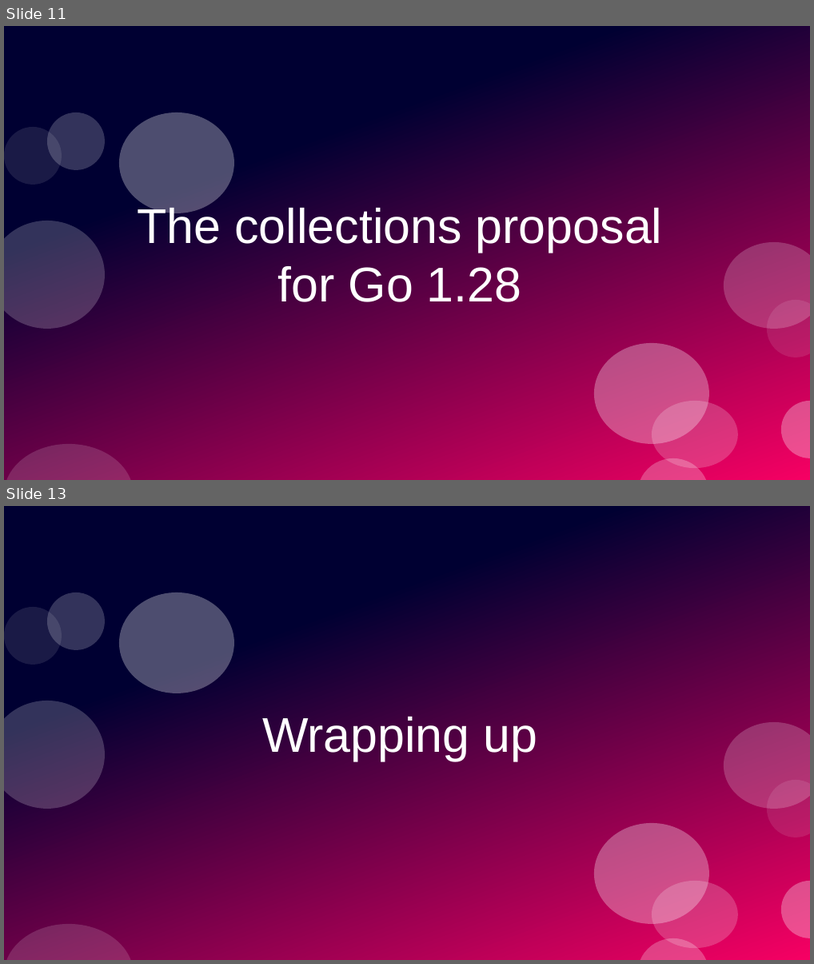
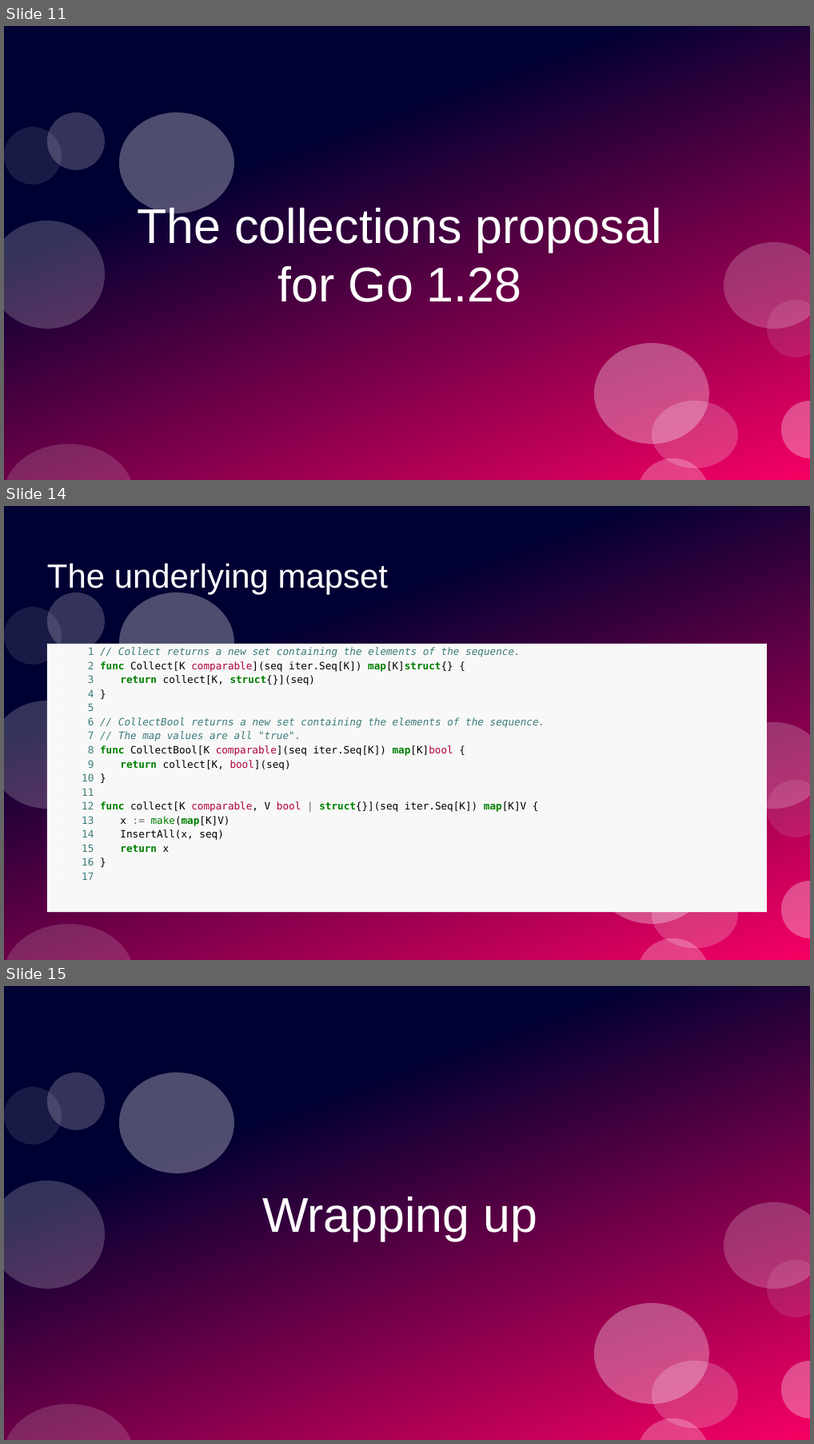
Before and after one commit to ramalho/sets-in-go, a slide deck: sets-in-go.odp. Shown one above the other, each under a label of ours: slides 11 and 13 before the commit, slides 11, 14 and 15 after it; the slides between them are not shown. The pictures are 814x964 and 814x1444 pixels, drawn with LibreOffice and Linux fonts; fonts in the diff are those of the drawing. Boxes give left, top, right and bottom in pixels: in the first picture for what was removed or moved away, otherwise in the second. Text is boxed around its words. In the diff, an @@ line names an element or a change of style, - is before the commit and + after.

```diff
--- a/sets-in-go.odp
+++ b/sets-in-go.odp
@@ slide 14 added at (4,506,810,960), background #FFFFFF; not listed: 12 template elements that a slide beside it also shows @@
@@ title added at (47,563,388,595), 33 pt, text #FFFFFF @@
+The underlying mapset
@@ text added at (47,644,767,912), fill #F8F8F8, 10 pt, text #3D7B7B @@
+● 1 // Collect returns a new set containing the elements of the sequence.
+● 2 func Collect[K comparable](seq iter.Seq[K]) map[K]struct{} {
+● 3 return collect[K, struct{}](seq)
+● 4 }
+● 5
+● 6 // CollectBool returns a new set containing the elements of the sequence.
+● 7 // The map values are all "true".
+● 8 func CollectBool[K comparable](seq iter.Seq[K]) map[K]bool {
+● 9 return collect[K, bool](seq)
+● 10 }
+● 11
+● 12 func collect[K comparable, V bool | struct{}](seq iter.Seq[K]) map[K]V {
+● 13 x := make(map[K]V)
+● 14 InsertAll(x, seq)
+● 15 return x
+● 16 }
+● 17
@@ what was slide 13 is now slide 15 @@
```
Also in this commit, not shown: 1 slide changed, 1 other slide added.
